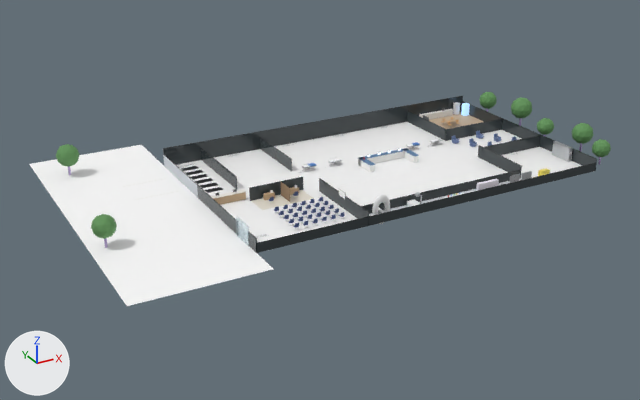
What one commit did to the glTF model 3d/dept_static.glb.
Both versions are drawn from a 50 mm lens placed at (-60.4, -97.6, 45.8), pointed at (-6.1, 1.2, -3.6). The axes (+X, +Y, +Z) are drawn at lower left. The lights are the same throughout. The older version comes first. Where no turn or scale is listed for an object, it has been applied to the vertices. Vertices at exactly the same position are counted once.

The first picture shows 'bay_line' and 1 more.
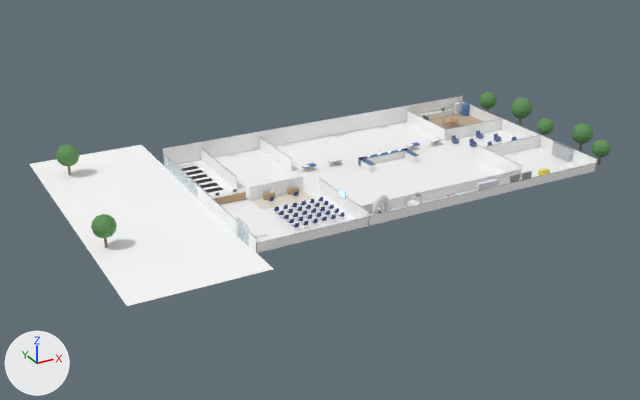
Where the change shows, as pixel boxes (x1, y1, x2, y2) in the pictures (640 x 400 px):
part 1 of me_cube_469, deleted: before (281, 182, 290, 202)
part 2 of me_cube_469, surface changed (grey to white): (68, 96, 601, 253) in both

The change, as a list of edits to the scene's bpy script:
```text
Change me_cube_469:
    used by ob_bay_line; location = (-3.4, 2.5, 1.9)
    remove me_cube_469.from_pydata(...)  # 34234 vertices, 66721 faces; spans x -36.6..36.6, y -22.5..22.5, z -2.9..2.9
    add me_cube_469.from_pydata(...)  # 34226 vertices, 66709 faces; spans x -36.6..36.6, y -22.5..22.5, z -2.9..2.9
    me_cube_469 part 1: the loose piece of 8 vertices spanning x -10.5, y -7.5..-4.9, z -1.8..0.1 is deleted
    me_cube_469 part 2: 2557 kept faces spanning x -34.8..35.3, y -18.2..15.7, z -1.9..0.8 get new texture (UV) coordinates
```
